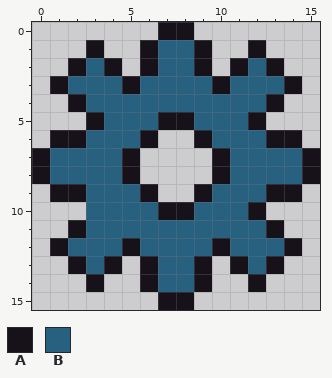
Pixel-art sprite -- assets/art/settings_icon_v1.png. This is how it looked before the edit.
The file is 16x16 pixels.
Palette (. is transparent): A #17111a  B #286080
Pixels before, first column x 0:
 0 .......AA.......
 1 ...A..ABBA..A...
 2 ..ABA.ABBA.ABA..
 3 .ABBBABBBBABBBA.
 4 ..ABBBBBBBBBBA..
 5 ...ABBBAABBBA...
 6 .AABBBA..ABBBAA.
 7 ABBBBA....ABBBBA
 8 ABBBBA....ABBBBA
 9 .AABBBA..ABBBAA.
10 ...BBBBAABBBA...
11 ..ABBBBBBBBBBA..
12 .ABBBABBBBABBBA.
13 ..ABA.ABBA.ABA..
14 ...A..ABBA..A...
15 .......AA.......
And afterwards:
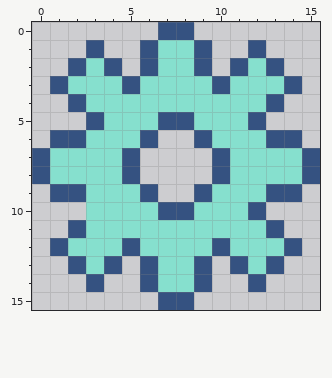
What changed:
colour A: #17111a -> #355281
colour B: #286080 -> #86e0ce
Where, in picture pixels (left, top, right, bottom), the same in both pictures:
changed: (32, 22, 320, 310)
